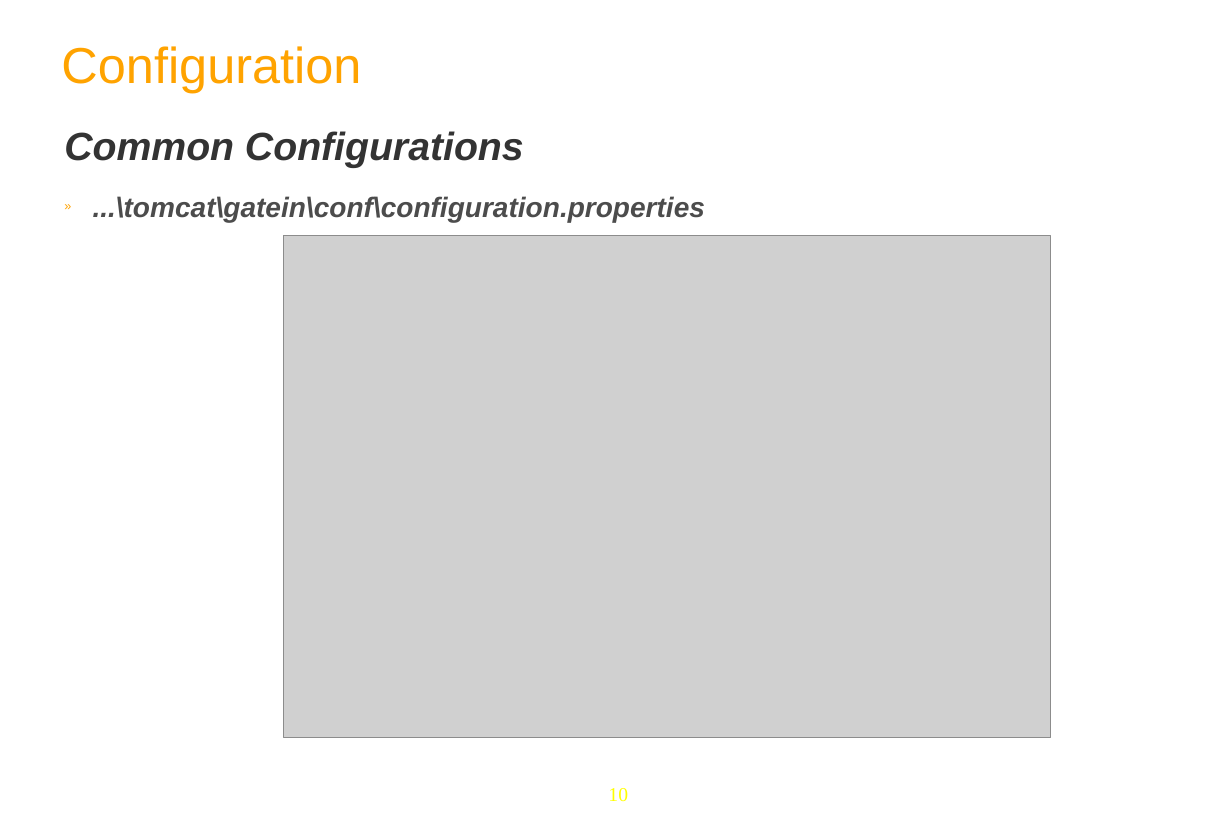
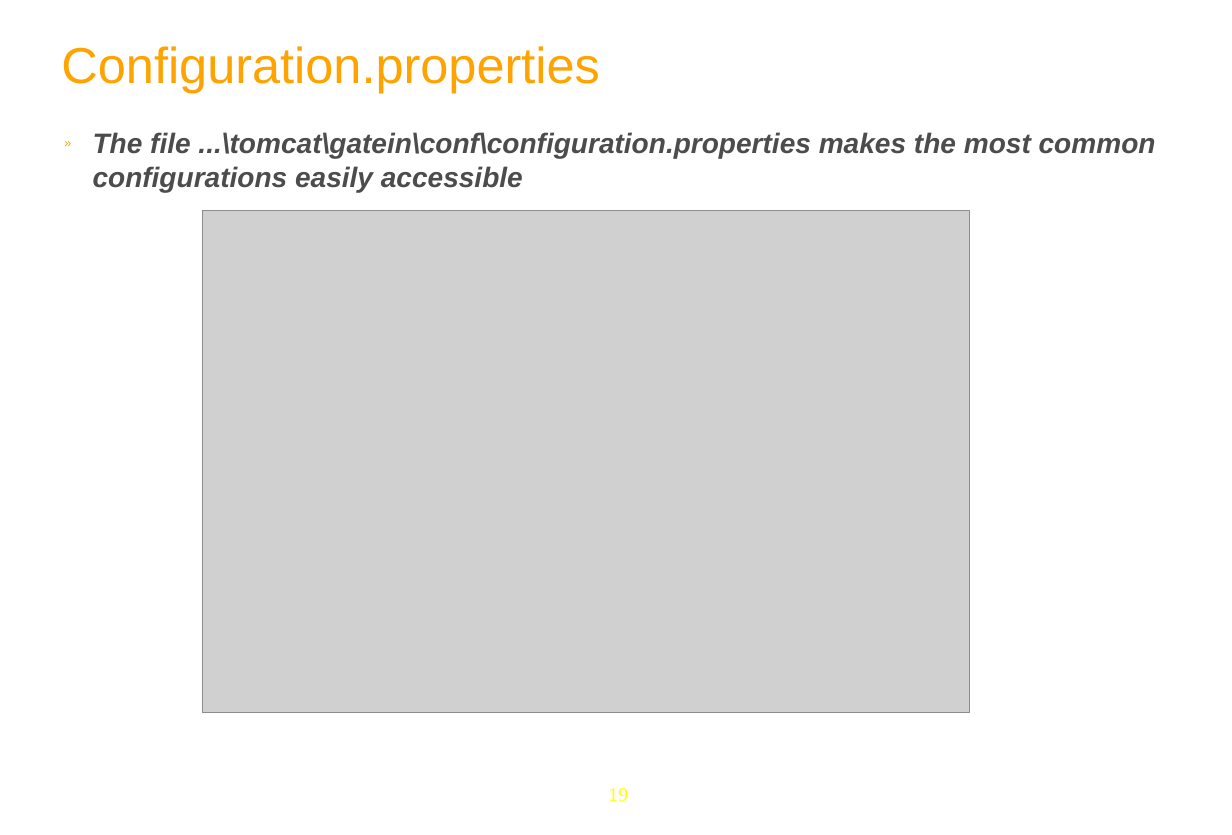
Before and after one commit to anhvurz90/training, a slide deck: slide 19 of exo-developer/210-configuration/slides/210-Portal-configuration-XDev-en.ppt (slide 10 before the commit). Drawn at 1232x835 pixels with LibreOffice and Linux fonts; fonts in the diff are those of the drawing; grey boxes stand for pictures; background and template pictures are left out. Boxes give left, top, right and bottom in pixels: in the first picture for what was removed or moved away, otherwise in the second. Text is boxed around its words. In the diff, an @@ line names an element or a change of style, - is before the commit and + after.

```diff
--- a/exo-developer/210-configuration/slides/210-Portal-configuration-XDev-en.ppt
+++ b/exo-developer/210-configuration/slides/210-Portal-configuration-XDev-en.ppt
@@ text at [61,46,599,93]: text changed @@
-Configuration
+Configuration.properties
@@ text at [93,132,1156,192]: text changed @@
-Common Configurations
-» ...\tomcat\gatein\conf\configuration.properties
+» The file ...\tomcat\gatein\conf\configuration.properties makes the most common configurations easily accessible
@@ picture: place and size @@
-picture at [284,236,1051,738]
+picture at [203,211,970,713]
@@ page number at [608,788,628,802]: text changed @@
-10
+19
```
Also in this commit, not shown: 18 other slides changed, 26 slides added, 3 slides removed, 2 other files.
